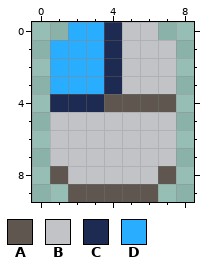
One commit to this pixel-art file: assets/mouse_left.aseprite. The first picture shows the starting point.
9x10 pixels, 1 frame.
Palette (. is transparent): A #5f574f  B #c2c3c7  C #1d2b53  D #29adff
After:
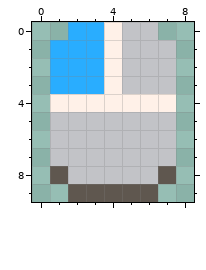
From old to new:
@@ palette @@
-C #1d2b53
+C #fff1e8
@@ x 0..8 @@
  3 .DDDCBBB.
- 4 .CCCAAAA.
+ 4 .CCCCCCC.
  5 .BBBBBBB.
Where, in picture pixels (left, top, right, bottom), the same in both pictures:
changed: (50, 22, 176, 112)
